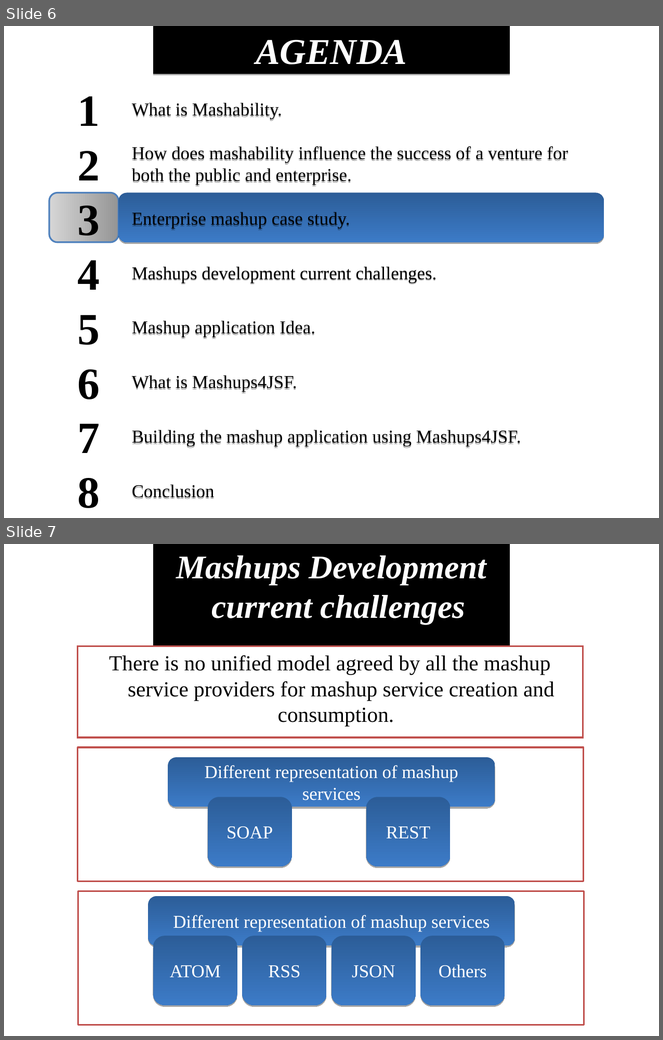
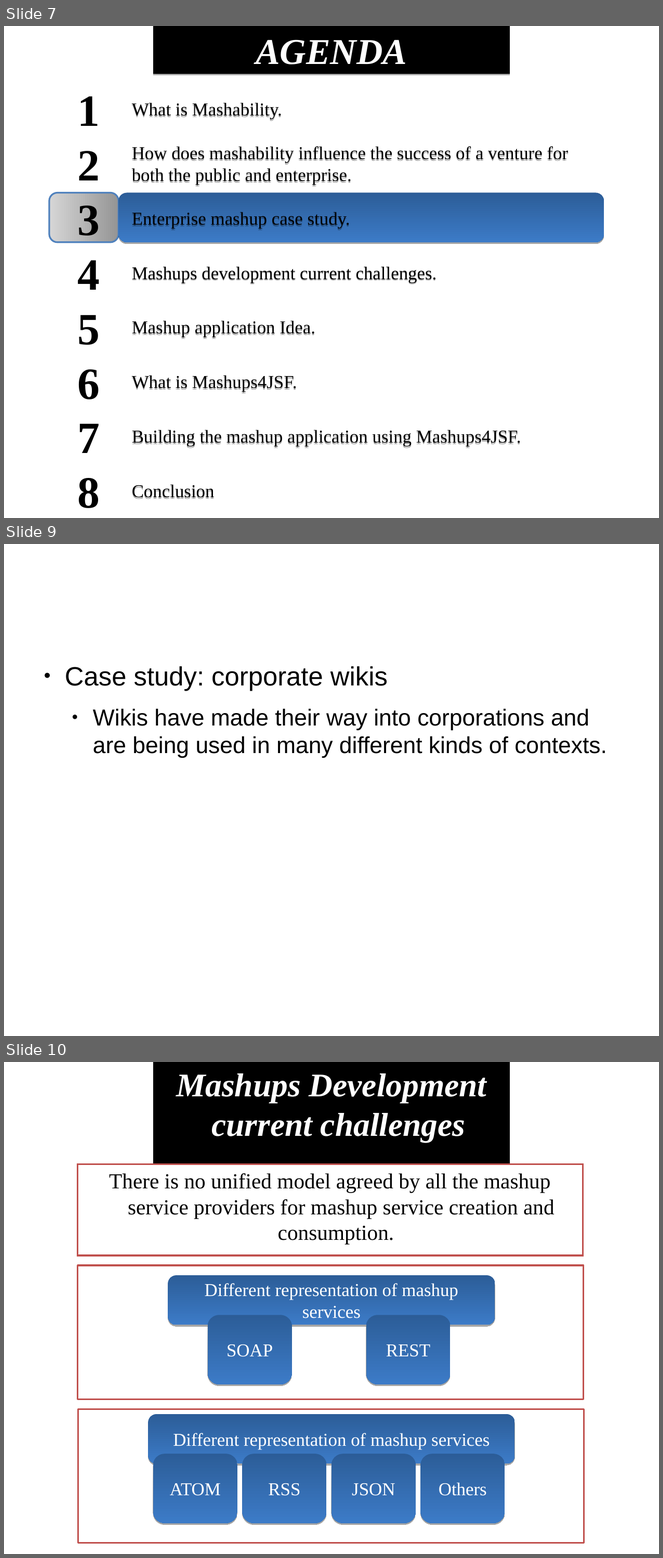
Before and after one commit to demo007/mashups4jsf, a slide deck: overview-architecture/JavaOne-2010/Mashups4JSF(Part2).odp. Shown one above the other, each under a label of ours: slides 6 and 7 before the commit, slides 7, 9 and 10 after it; the slides between them are not shown. The pictures are 663x1040 and 663x1558 pixels, drawn with LibreOffice and Linux fonts; fonts in the diff are those of the drawing. Boxes give left, top, right and bottom in pixels: in the first picture for what was removed or moved away, otherwise in the second. Text is boxed around its words. In the diff, an @@ line names an element or a change of style, - is before the commit and + after.

```diff
--- a/overview-architecture/JavaOne-2010/Mashups4JSF(Part2).odp
+++ b/overview-architecture/JavaOne-2010/Mashups4JSF(Part2).odp
@@ slide 9 added at [4,544,659,1036], background #FFFFFF @@
@@ text added at [65,666,607,758], 28 pt, text #000000 @@
+● Case study: corporate wikis
+  ● Wikis have made their way into corporations and are being used in many different kinds of contexts.
@@ what was slide 6 is now slide 7 @@
@@ what was slide 7 is now slide 10 @@
```
Also in this commit, not shown: 3 other slides added, 1 slide removed.
